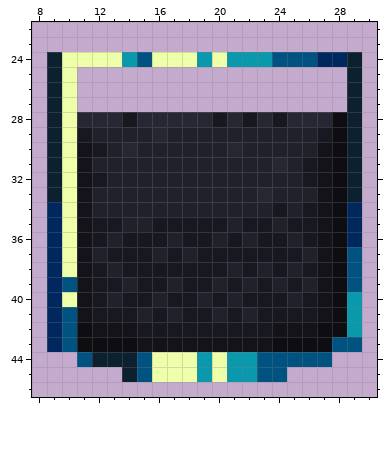
Edited in one commit: pixel-art sprite (img/drink-maker/drinks/lowball.png). The picture above is the old version.
The file is 39x57 pixels. Colours within 5 levels of each other are drawn and written as one. Shown: x 8..30, y 22..46.
The result:
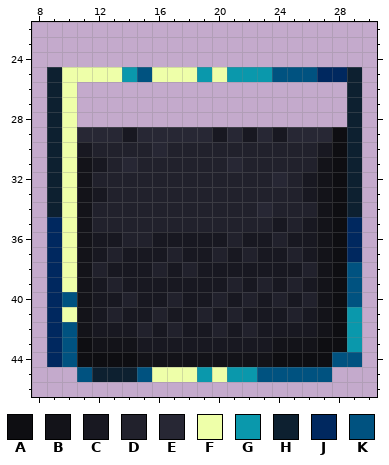
Palette (. is transparent): A #0e0e12  B #131319  C #181821  D #21212c  E #272734  F #eeffa9  G #0a98ac  H #0d2030  J #00285f  K #005280
Changes in this commit:
@@ x 8..30 @@
 23 .......................
-24 .HFFFFGKFFFGFGGGKKKJJH.
-25 .HF..................H.
+24 .......................
+25 .HFFFFGKFFFGFGGGKKKJJH.
 26 .HF..................H.
 27 .HF..................H.
-28 .HFEEECEEEEECECECEEEAH.
-29 .HFCDDDDEDDDDDDDDDDCAH.
-30 .HFBCDEDDDDDDEDDDDDBAH.
-31 .HFBDDDDDDDDDDDDEDCBAH.
-32 .HFBCDDDDDDDDDDDDDCBAH.
-33 .HFBDDDDDDDDDDDEDDDBAH.
-34 .JFBDDDDDDDDDDDDCDCBAJ.
-35 .JFBCCDDCCCCCDCCDCCBAJ.
-36 .JFBCDCCCDCCDCDCCDCBAJ.
-37 .JFBDCCCDCDCCCCCCCDBAK.
-38 .JFBCDCCCCCCCDCDCDCBAK.
-39 .JKBCCDCCDCCDCDCDCDBAK.
-40 .JFBCDCCDCCDCDCCCDCBAG.
-41 .JKBCCCDCDCCDCDCCCCBAG.
-42 .JKABBBCCCCCCCCCBBBAAG.
-43 .JKAAAABBBBBBBBBAAAAKK.
-44 ...KHHHKFFFGFGGKKKKK...
-45 ......HKFFFGFGGKK......
+28 .HF..................H.
+29 .HFEEECEEEEECECECEEEAH.
+30 .HFCDDDDEDDDDDDDDDDCAH.
+31 .HFBCDEDDDDDDEDDDDDBAH.
+32 .HFBDDDDDDDDDDDDEDCBAH.
+33 .HFBCDDDDDDDDDDDDDCBAH.
+34 .HFBDDDDDDDDDDDEDDDBAH.
+35 .JFBDDDDDDDDDDDDCDCBAJ.
+36 .JFBCCDDCCCCCDCCDCCBAJ.
+37 .JFBCDCCCDCCDCDCCDCBAJ.
+38 .JFBDCCCDCDCCCCCCCDBAK.
+39 .JFBCDCCCCCCCDCDCDCBAK.
+40 .JKBCCDCCDCCDCDCDCDBAK.
+41 .JFBCDCCDCCDCDCCCDCBAG.
+42 .JKBCCCDCDCCDCDCCCCBAG.
+43 .JKABBBCCCCCCCCCBBBAAG.
+44 .JKAAAABBBBBBBBBAAAAKK.
+45 ...KHHHKFFFGFGGKKKKK...
 46 .......................
